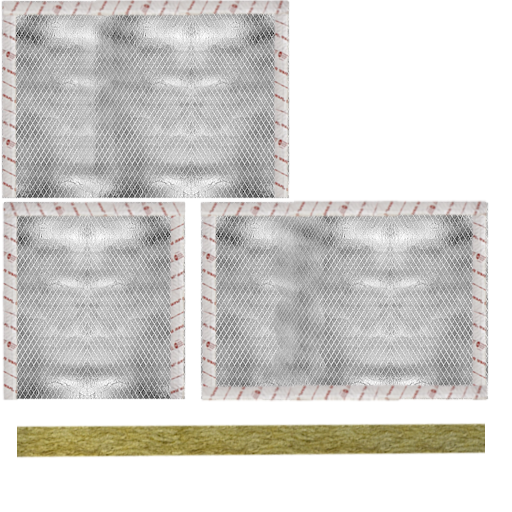
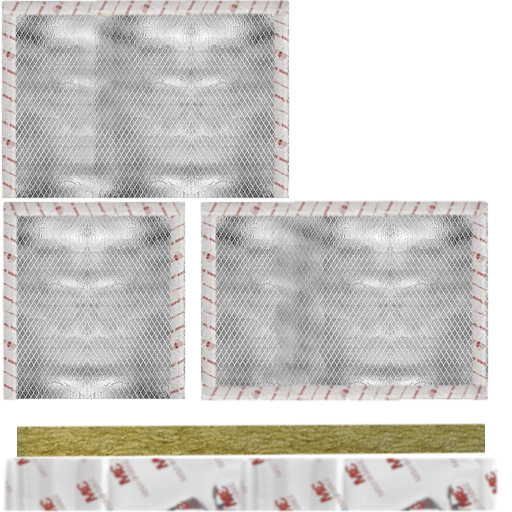
Two versions of the same layered image (512 × 512). Layer-by-layer changes:
added layer "Pasted Layer #1" above "Pasted Layer copy #9" over left=3, top=457, right=499, bottom=512
